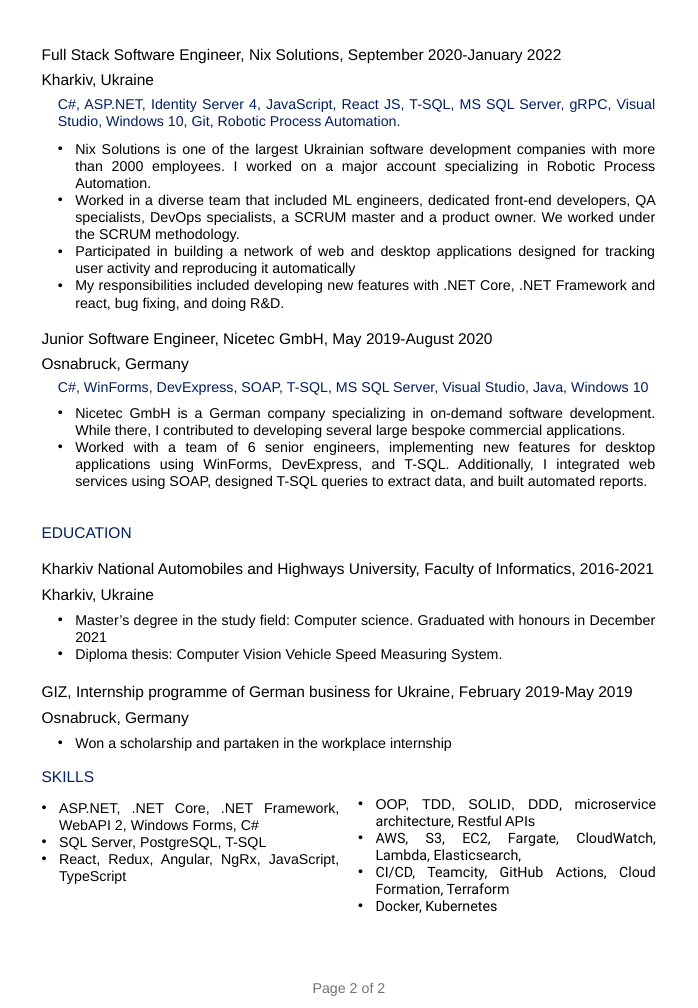
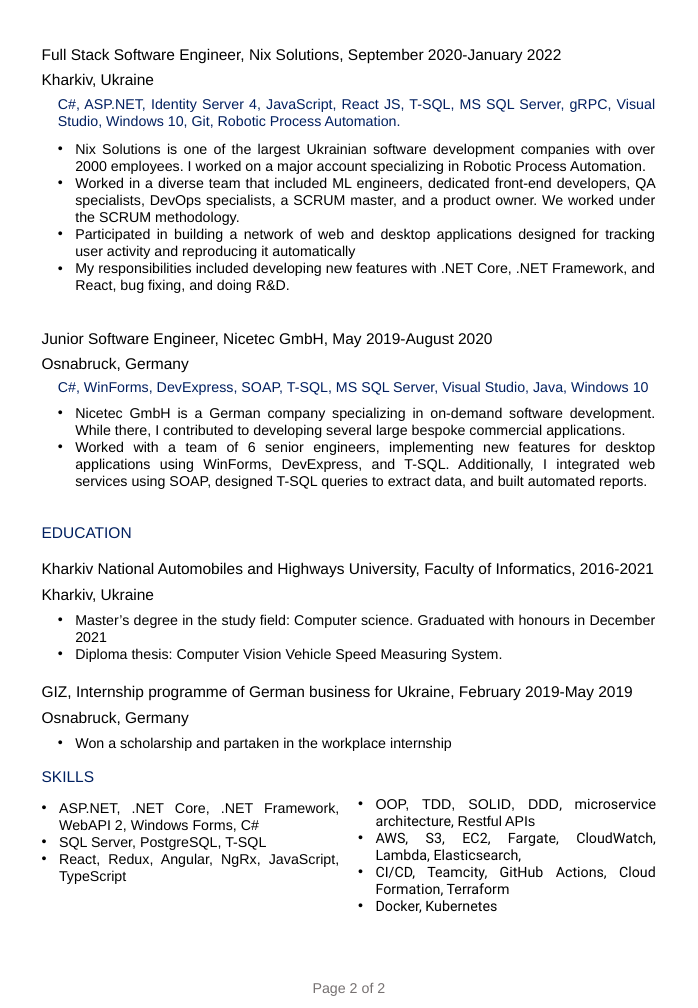
Before and after one commit to khamzakhamzakhamza/cv, a slide deck: slide 2 of Illia Khamza CV 2024.pptx. Drawn at 698x1008 pixels with LibreOffice and Linux fonts; fonts in the diff are those of the drawing. Boxes give left, top, right and bottom in pixels: in the first picture for what was removed or moved away, otherwise in the second. Text is boxed around its words. In the diff, an @@ line names an element or a change of style, - is before the commit and + after.

```diff
--- a/Illia Khamza CV 2024.pptx
+++ b/Illia Khamza CV 2024.pptx
@@ text at box(75, 143, 656, 225): text changed @@
-• Nix Solutions is one of the largest Ukrainian software development companies with more than 2000 employees. I worked on a major account specializing in Robotic Process Automation.
-• Worked in a diverse team that included ML engineers, dedicated front-end developers, QA specialists, DevOps specialists, a SCRUM master and a product owner. We worked under the SCRUM methodology.
+• Nix Solutions is one of the largest Ukrainian software development companies with over 2000 employees. I worked on a major account specializing in Robotic Process Automation.
+• Worked in a diverse team that included ML engineers, dedicated front-end developers, QA specialists, DevOps specialists, a SCRUM master, and a product owner. We worked under the SCRUM methodology.
@@ text at box(75, 262, 655, 293): text changed @@
-• My responsibilities included developing new features with .NET Core, .NET Framework and react, bug fixing, and doing R&D.
+• My responsibilities included developing new features with .NET Core, .NET Framework, and React, bug fixing, and doing R&D.
```
Also in this commit, not shown: 1 other slide changed, 1 other file.
